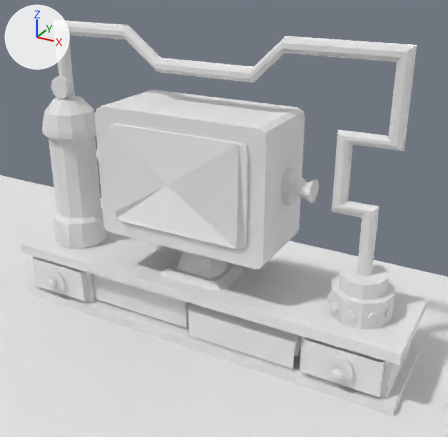
One commit to the glTF model src/assets/models/retro.glb: the scene before it, then after it.
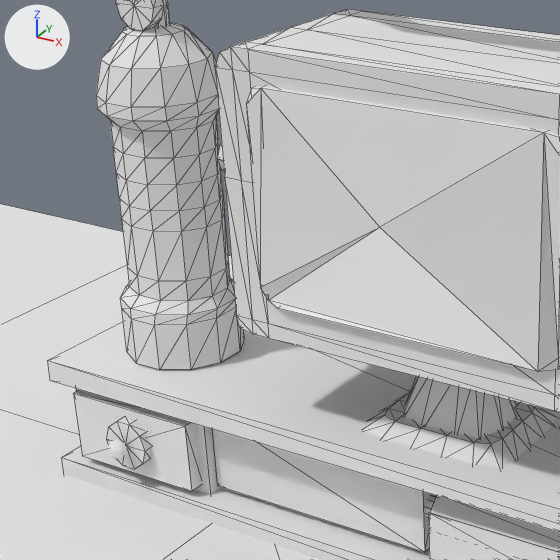
There are two pictures of each version: one whole from a 50 mm lens placed at (211.9, -318.3, 271.5), pointed at (14.7, 40.2, 92.3), one close up on the part from 0% to 55% of the width and 20% to 76% of the height. Lighting does not change. The marker at upper left points along +X, +Y and +Z. The close-ups show mesh edges as thin lines. Where no turn or scale is listed for an object, it has been applied to the vertices. Vertices at the same position are counted once.
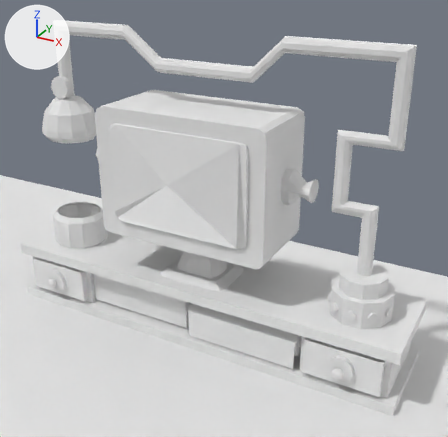
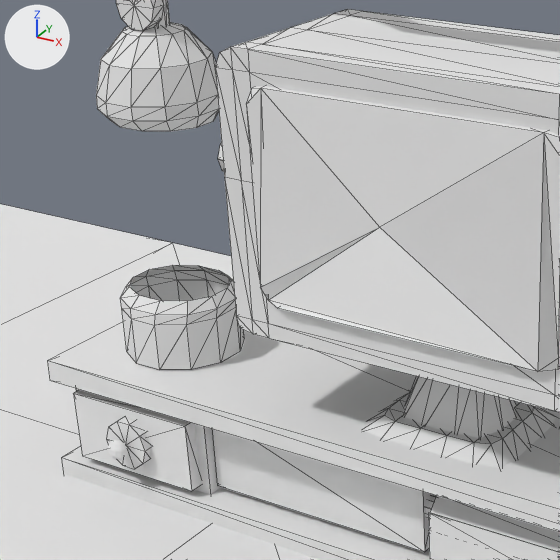
What differs and where, as boxes (x1, y1, x2, y2) in the close-ups (560 x 560 px):
part 1 of me_mesh_17, deleted
    before: (110, 117, 230, 301)

What changed in the scene script:
```text
Change me_mesh_17:
    used by ob_sphere_002; location = (-120.0, 37.7, 42.9)
    remove me_mesh_17.from_pydata(...)  # 169 vertices, 324 faces; spans x -21.3..21.3, y -20.5..20.5, z 4.7..125.3
    add me_mesh_17.from_pydata(...)  # 109 vertices, 180 faces; spans x -21.3..21.3, y -20.5..20.5, z 4.7..125.3
    me_mesh_17 part 1
    60 vertices are removed from x -18.4..18.4, y -16.0..16.0, z 37.2..82.0
    144 faces are deleted
```
